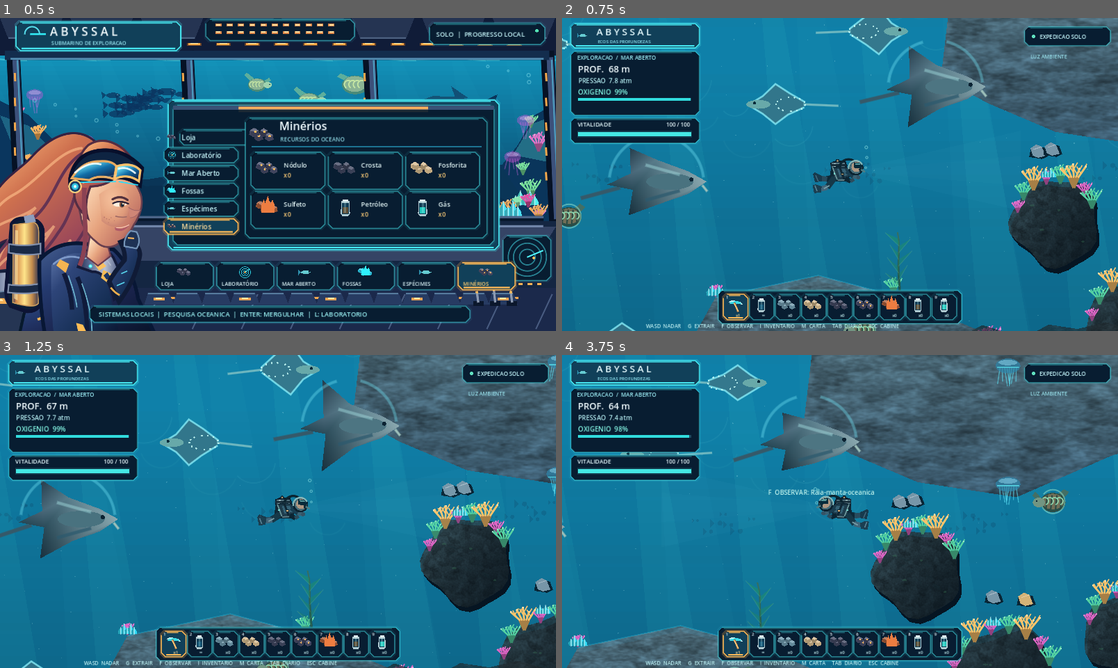
Above: before the commit, frames 1-4 (two rows, left to right).
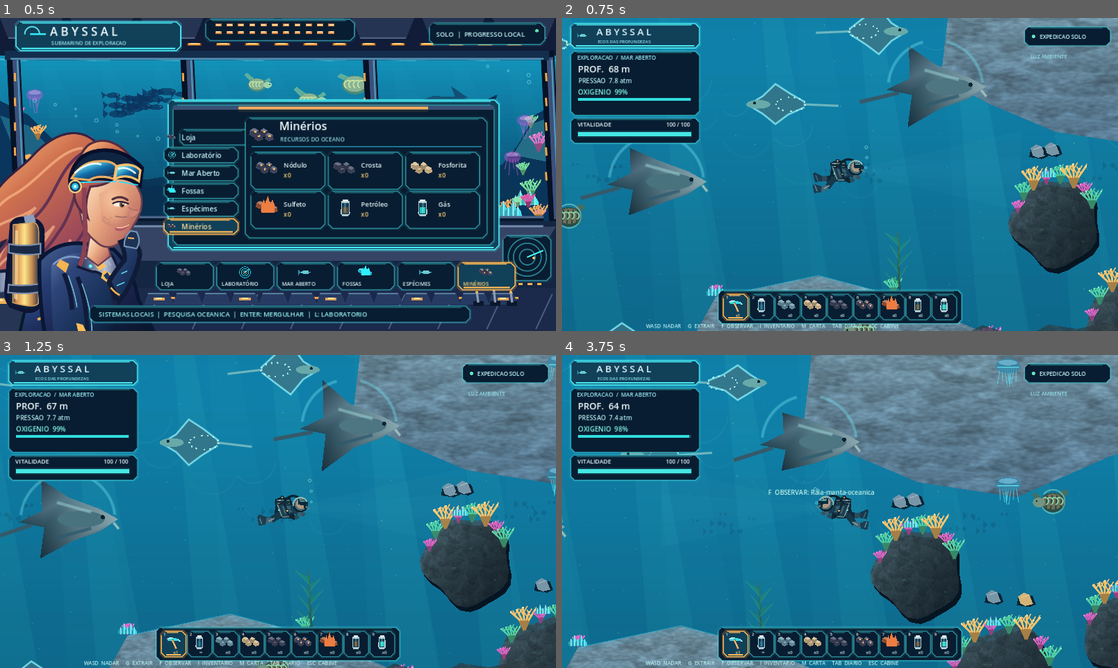
Above: after the commit, the same moments.

Repository: Esaneto/Abyssal
Game: Godot game, scene res://scenes/main.tscn
The game is run twice, just before and just after one commit, with the same random seed, the same clock (stepped at 60 frames per second) and the same inputs.
Inputs (mouse positions are in pixels of both pictures, inside the frame that each line leads up to):
- Up to frame 1 (0.5 s): no input
- Up to frame 2 (0.75 s): tap Enter at 0.5 s; move the mouse to (962, 158) at 0.52 s; hold D (move_right) from 0.53 s (still down); hold G (extract) from 0.53 s (still down); click (962, 158) at 0.67 s
- Up to frame 3 (1.25 s): keep holding D (move_right); keep holding G (extract); tap Space at 0.77, 1.07 s
- Up to frame 4 (3.75 s): release D (move_right) at 1.25 s; release G (extract) at 1.25 s; drag from (728, 527) to (812, 574) at 1.27 s; move the mouse to (895, 442) at 2.02 s; hold D (move_right) 2.03-2.75 s; tap 1 at 2.1 s; drag from (812, 574) to (673, 464) at 2.77 s; move the mouse to (1006, 558) at 3.52 s; hold A (move_left) from 3.53 s (still down); tap R at 3.6 s

Frame 1 is identical in both runs. In frame 2, 10% of the frame differs, in the area x 24-100%, y 0-100%; in frame 3, 12%; in frame 4, 22%, in the area x 0-100%, y 0-100%.

Commit message:
art(godot): lift rock roughness visibility without losing mineral shading

Diff:
--- a/godot-client/scripts/cinematic_art.gd
+++ b/godot-client/scripts/cinematic_art.gd
@@ -25,8 +25,8 @@
 			var low := coarse.get_noise_2d(float(x), float(y))
 			var high := fine.get_noise_2d(float(x), float(y))
 			var veins := sin(float(y) * 0.24 + low * 8.0) * 0.045
-			var v := clampf(0.62 + low * 0.23 + high * 0.15 + veins, 0.22, 0.95)
-			img.set_pixel(x, y, Color(v * 0.75, v * 0.86, v * 0.93, 1.0))
+			var v := clampf(0.77 + low * 0.19 + high * 0.14 + veins, 0.39, 1.0)
+			img.set_pixel(x, y, Color(v * 0.89, v * 0.94, v * 1.0, 1.0))
 	img.generate_mipmaps()
 	_stone_texture = ImageTexture.create_from_image(img)
 	return _stone_texture
